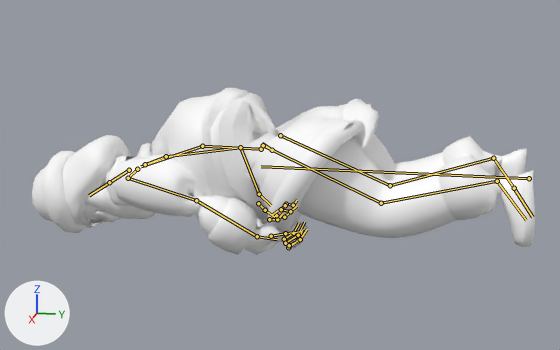
The glTF model 8thwall-test/assets/Santa.glb, before and after one commit.
Camera for both pictures: a 50 mm lens placed at (2.502, -0.305, 0.599), pointed at (-0.026, -0.811, -0.033). Arrows for +X, +Y and +Z are at lower left; the lights stay in place. The older version comes first. Both versions are drawn at frame 53 of the action 'Santa_DanceIdle'; the numbers are the values there. The bones that change, and the others that lie on the model, are drawn over the model as lines.

The first picture shows 'Santa_Beard_001', 'Santa_Body_01', 'Santa_Coat_001', 'Santa_Face_Happy_001', 'Santa_Glasses_001', 'Santa_Glasses_002', 'Santa_Gloves_001', 'Santa_Hair_001', 'Santa_Hat_001', 'Santa_Mustache_001', 'Santa_Pants_001', 'Santa_Shoes_001'.
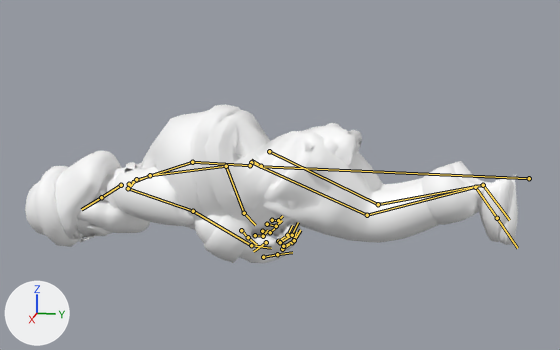
What the commit changed:
Bone 'Hips' (bone_hips) moves from (0.022, -0.008, -0.076) to (0.0, 0.0, 0.0).
Bone 'LeftUpLeg' (bone_leftupleg) moves from (0.001, 0.001, -0.196) to (0.0, 0.0, 0.0).
Bone 'LeftShoulder' (bone_leftshoulder) moves from (0.001, -0.064, -0.009) to (0.0, 0.0, 0.0).
Bone 'LeftHandIndex1' (bone_lefthandindex1) moves from (-0.006, 0.005, 0.023) to (0.0, 0.0, 0.0).
Bone 'LeftHandMiddle1' (bone_lefthandmiddle1) moves from (-0.004, 0.002, 0.027) to (0.0, 0.0, 0.0).
Bone 'LeftHandPinky1' (bone_lefthandpinky1) moves from (-0.001, 0.003, 0.024) to (0.0, 0.0, 0.0).
Bone 'LeftHandRing1' (bone_lefthandring1) moves from (-0.004, 0.005, 0.031) to (0.0, 0.0, 0.0).
Bone 'LeftHandThumb1' (bone_lefthandthumb1) moves from (0.039, -0.014, -0.013) to (0.0, 0.0, 0.0).
Bone 'RightShoulder' (bone_rightshoulder) moves from (-0.001, -0.064, -0.009) to (0.0, 0.0, 0.0).
Bone 'RightHandIndex1' (bone_righthandindex1) moves from (0.006, 0.005, 0.023) to (0.0, 0.0, 0.0).
Bone 'RightHandMiddle1' (bone_righthandmiddle1) moves from (0.004, 0.002, 0.027) to (0.0, 0.0, 0.0).
Bone 'RightHandPinky1' (bone_righthandpinky1) moves from (0.001, 0.003, 0.024) to (0.0, 0.0, 0.0).
Bone 'RightHandRing1' (bone_righthandring1) moves from (0.004, 0.005, 0.031) to (0.0, 0.0, 0.0).
Bone 'RightHandThumb1' (bone_righthandthumb1) moves from (-0.039, -0.014, -0.013) to (0.0, 0.0, 0.0).
Bone 'RightUpLeg' (bone_rightupleg) moves from (-0.001, 0.001, -0.196) to (0.0, 0.0, 0.0).

Changed parts and their boxes (x1, y1, x2, y2) in the pictures (560 x 350 px):
'Santa_Pants_001', posed (8% shorter)
    before: (218, 93, 499, 238)
    after: (207, 110, 479, 243)
'Santa_Coat_001', posed
    before: (106, 88, 379, 255)
    after: (100, 104, 362, 263)
'Santa_Body_01', posed (mostly hidden)
    before: (82, 106, 528, 246)
    after: (74, 129, 503, 246)
'Santa_Shoes_001', posed (29% shorter)
    before: (478, 148, 535, 247)
    after: (464, 175, 518, 245)
'Santa_Hair_001', posed
    before: (62, 135, 131, 226)
    after: (55, 151, 122, 240)
'Santa_Hat_001', posed
    before: (32, 151, 88, 233)
    after: (25, 166, 80, 247)
'Santa_Beard_001', posed
    before: (85, 184, 156, 219)
    after: (77, 198, 150, 233)
'Santa_Gloves_001', posed
    before: (244, 221, 308, 255)
    after: (239, 224, 302, 263)
'Santa_Mustache_001', posed
    before: (95, 210, 121, 222)
    after: (88, 225, 113, 236)
'Santa_Glasses_001', posed (7% wider)
    before: (83, 211, 96, 228)
    after: (75, 226, 89, 242)
'Santa_Face_Happy_001', posed
    before: (82, 218, 98, 225)
    after: (74, 232, 89, 239)
'Santa_Glasses_002', posed
    before: (87, 220, 104, 228)
    after: (79, 234, 96, 242)
bone 'Hips', root to tip
    before: (272, 150) to (262, 143)
    after: (261, 166) to (251, 160)
bone 'LeftUpLeg', root to tip
    before: (280, 135) to (390, 185)
    after: (251, 162) to (367, 215)
bone 'LeftShoulder', root to tip
    before: (145, 164) to (166, 156)
    after: (129, 184) to (150, 175)
bone 'LeftHandIndex1', root to tip
    before: (269, 219) to (277, 219)
    after: (255, 235) to (263, 236)
bone 'LeftHandMiddle1', root to tip
    before: (276, 215) to (284, 217)
    after: (262, 231) to (270, 232)
bone 'LeftHandPinky1', root to tip
    before: (286, 204) to (293, 205)
    after: (272, 220) to (278, 220)
bone 'LeftHandRing1', root to tip
    before: (281, 209) to (290, 211)
    after: (267, 224) to (276, 226)
bone 'LeftHandThumb1', root to tip
    before: (258, 203) to (265, 210)
    after: (241, 230) to (248, 237)
bone 'RightShoulder', root to tip
    before: (137, 169) to (128, 178)
    after: (136, 179) to (128, 188)
bone 'RightHandIndex1', root to tip
    before: (288, 247) to (298, 240)
    after: (282, 249) to (292, 242)
bone 'RightHandMiddle1', root to tip
    before: (289, 245) to (300, 239)
    after: (283, 246) to (294, 240)
bone 'RightHandPinky1', root to tip
    before: (284, 239) to (293, 233)
    after: (278, 241) to (287, 235)
bone 'RightHandRing1', root to tip
    before: (285, 243) to (298, 235)
    after: (280, 242) to (292, 235)
bone 'RightHandThumb1', root to tip
    before: (271, 236) to (285, 233)
    after: (263, 257) to (277, 254)
bone 'RightUpLeg', root to tip
    before: (263, 145) to (381, 203)
    after: (269, 151) to (378, 204)
